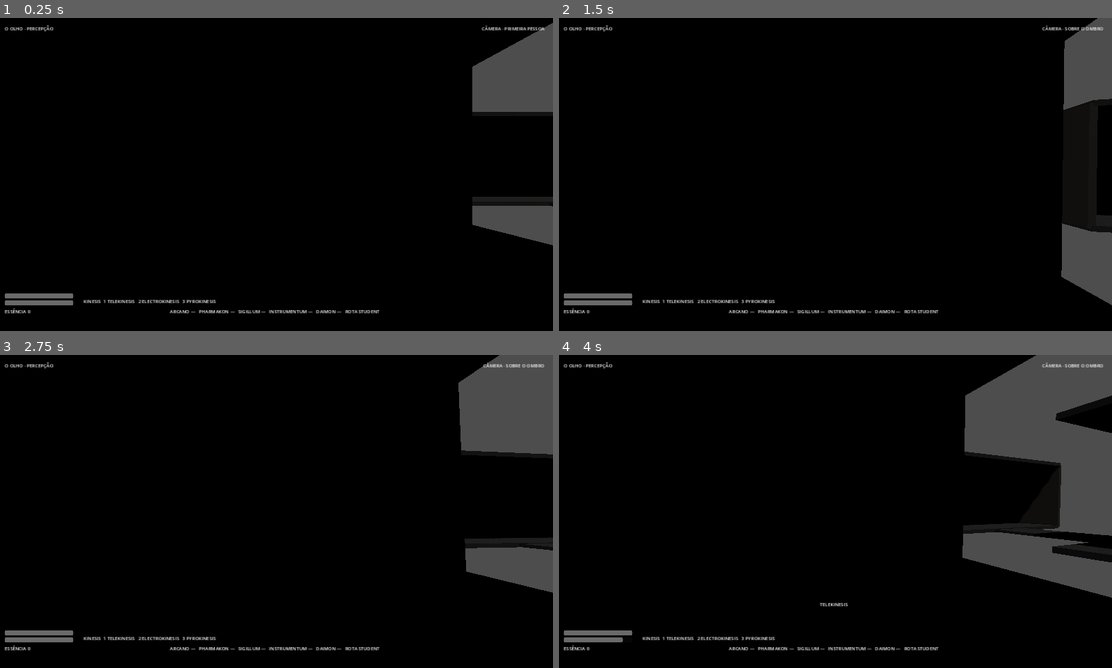
Above: before the commit, frames 1-4 (two rows, left to right).
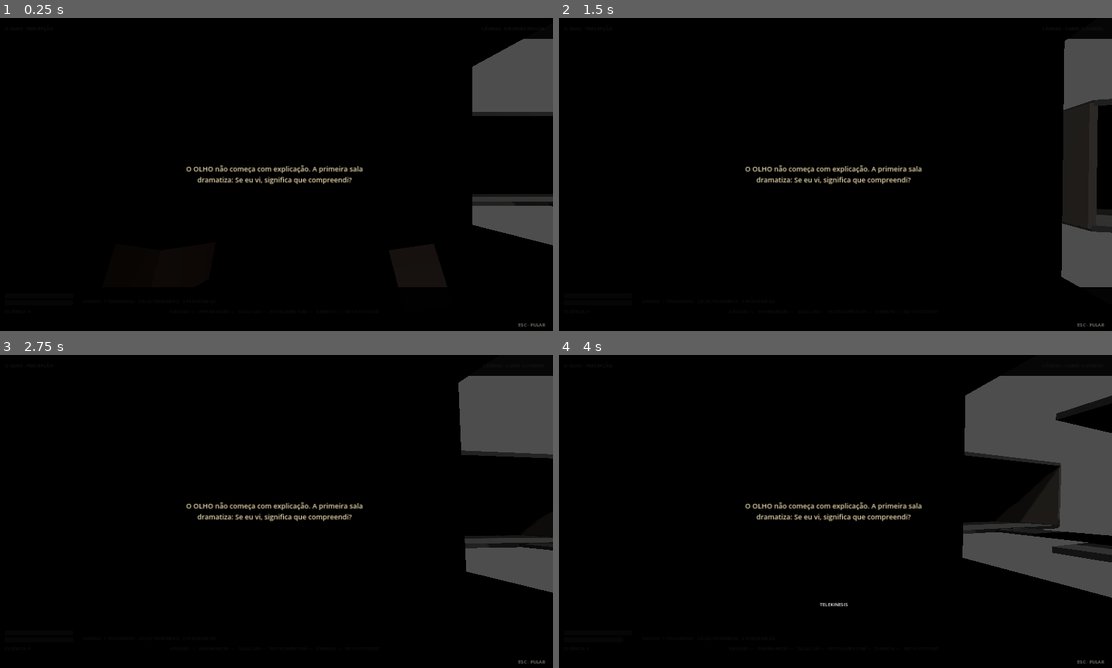
Above: after the commit, the same moments.

Repository: neuralSynapse/societaselectorum
Game: Godot game, scene res://scenes/boot/Main.tscn
Two runs of this game, one before a commit and one after it. Both use one fixed random seed, a clock stepped at 60 frames per second and the inputs below.
Inputs (mouse positions are in pixels of both pictures, inside the frame that each line leads up to):
- Up to frame 1 (0.25 s): no input
- Up to frame 2 (1.5 s): tap Enter (ui_accept) at 0.5 s; move the mouse to (863, 174) at 0.52 s; hold V (camera_toggle) 0.53-1.28 s; hold W (move_forward) from 0.53 s (still down); tap Space (jump) at 0.77 s; move the mouse to (807, 174) at 1.27 s; tap C (consume) at 1.35 s
- Up to frame 3 (2.75 s): keep holding W (move_forward); tap Space (jump) at 1.52 s; tap Enter (ui_accept) at 2 s; move the mouse to (287, 505) at 2.02 s; hold R (instrument) from 2.03 s (still down)
- Up to frame 4 (4 s): keep holding W (move_forward); move the mouse to (824, 517) at 2.77 s; release R (instrument) at 2.78 s; tap E (interact) at 2.85 s; tap Space (jump) at 3.02, 3.77 s; move the mouse to (874, 514) at 3.52 s; hold 1 (kinesis_1) from 3.53 s (still down)

The runs differ from the first frame. In frame 1, 2.0% of the frame differs, in the area x 0-100%, y 1-99%; in frame 2, 2.4%; in frame 3, 2.6%; in frame 4, 2.9%, in the area x 0-100%, y 0-99%.
Error after the commit: Parse Error: Cannot infer the type of "count" variable because the value doesn't have a set type. (res://scripts/narrative/CinematicPresentationDirector.gd:135)

Commit message:
feat: instance narrative runtime in main scene

Diff:
--- a/game/chronica-harun/scenes/boot/Main.tscn
+++ b/game/chronica-harun/scenes/boot/Main.tscn
@@ -1,9 +1,10 @@
-[gd_scene load_steps=6 format=3]
+[gd_scene load_steps=7 format=3]
 [ext_resource type="Script" path="res://scripts/boot/Main.gd" id="1"]
 [ext_resource type="Script" path="res://scripts/progression/StageDirector.gd" id="2"]
 [ext_resource type="Script" path="res://scripts/narrative/VisionDirector.gd" id="3"]
 [ext_resource type="Script" path="res://scripts/progression/MetaRunDirector.gd" id="4"]
 [ext_resource type="PackedScene" path="res://scenes/systems/WorldExpansionRuntime.tscn" id="5"]
+[ext_resource type="PackedScene" path="res://scenes/narrative/NarrativeRuntime.tscn" id="6_narrative"]
 [node name="Main" type="Node3D"]
 script = ExtResource("1")
 [node name="WorldRoot" type="Node3D" parent="."]
@@ -19,5 +20,5 @@
 script = ExtResource("3")
 [node name="MetaRunDirector" type="Node" parent="."]
 script = ExtResource("4")
-
 [node name="WorldExpansionRuntime" parent="." instance=ExtResource("5")]
+[node name="NarrativeRuntime" parent="." instance=ExtResource("6_narrative")]
